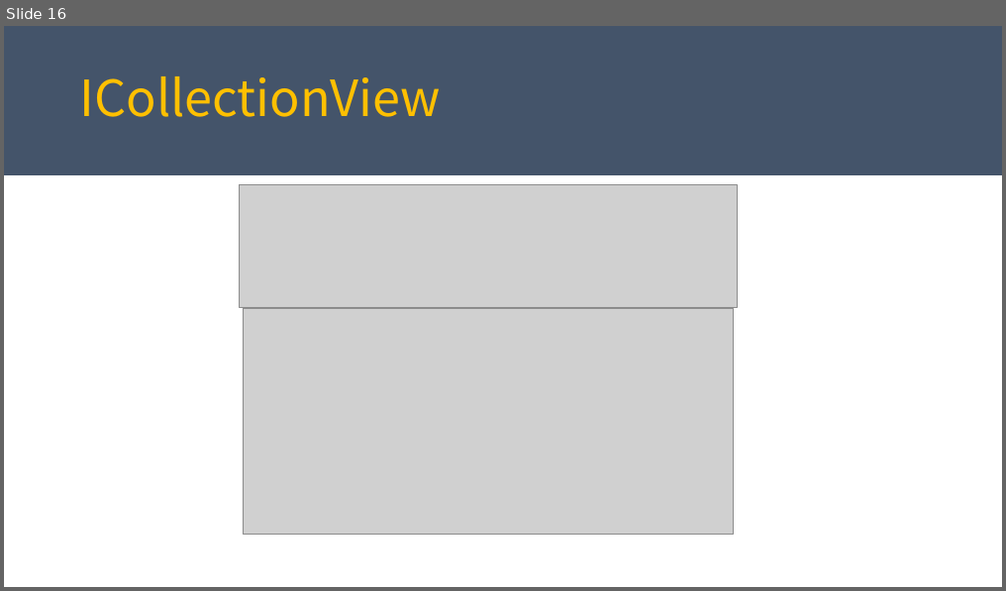
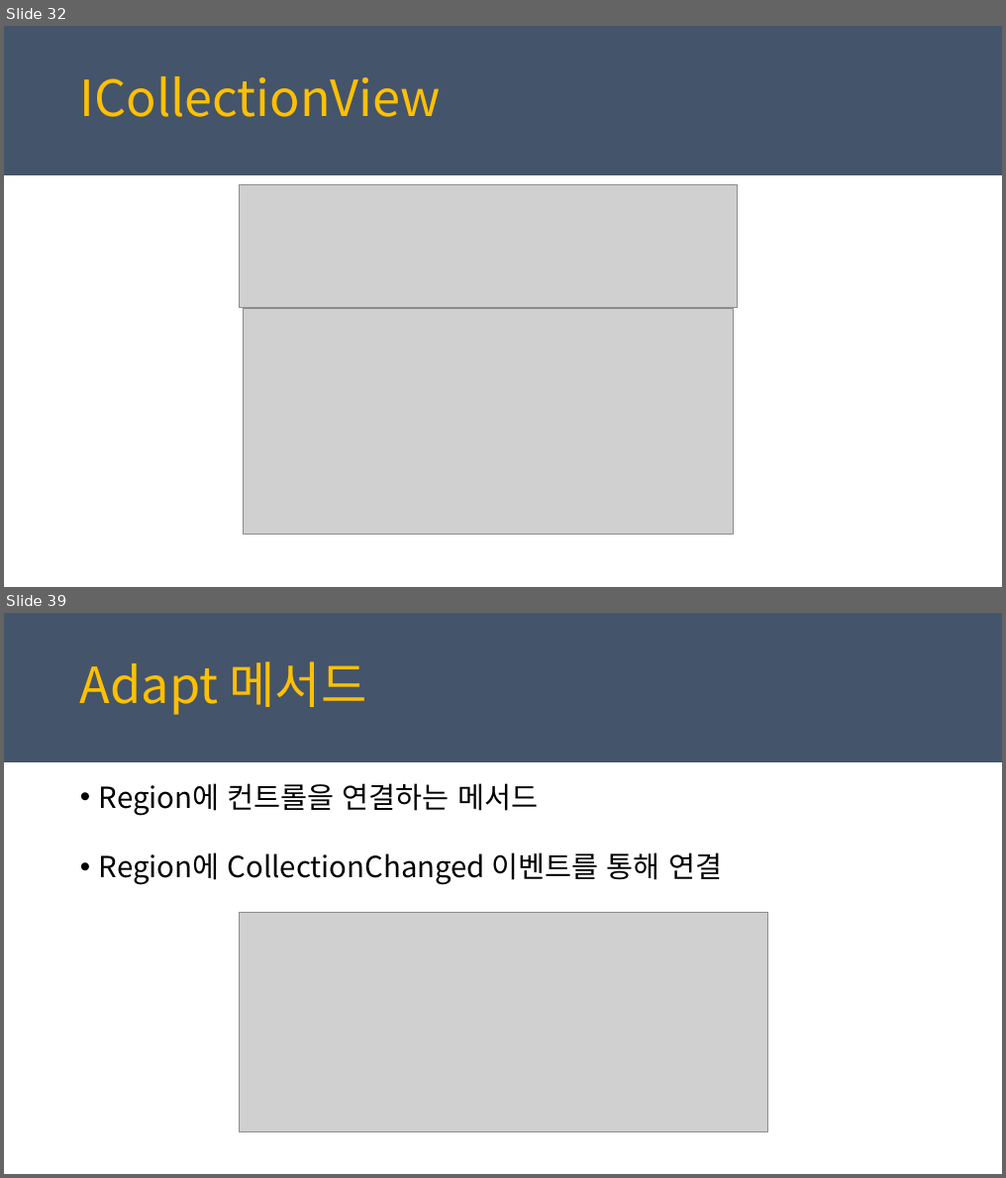
Before and after one commit to juniair/Summary-PPT, a slide deck: PRISM_최종.pptx. Shown one above the other, each under a label of ours: slide 16 before the commit, slides 32 and 39 after it; the slides between them are not shown. The pictures are 1006x591 and 1006x1178 pixels, drawn with LibreOffice and Linux fonts; fonts in the diff are those of the drawing; grey boxes stand for pictures. Boxes give left, top, right and bottom in pixels: in the first picture for what was removed or moved away, otherwise in the second. Text is boxed around its words. In the diff, an @@ line names an element or a change of style, - is before the commit and + after.

```diff
--- a/PRISM_최종.pptx
+++ b/PRISM_최종.pptx
@@ slide 39 added at (4,613,1002,1174), background #FFFFFF; not listed: 1 template element that a slide beside it also shows @@
@@ text added at (80,662,367,715), 48 pt, text #FFC000 @@
+Adapt 메서드
@@ text added at (99,783,722,885), 28 pt, text #000000 @@
+• Region에 컨트롤을 연결하는 메서드
+• Region에 CollectionChanged 이벤트를 통해 연결
@@ picture added at (239,912,767,1133) @@
@@ what was slide 16 is now slide 32 @@
```
Also in this commit, not shown: 7 slides changed, 27 other slides added, 3 slides removed, 3 other files.
